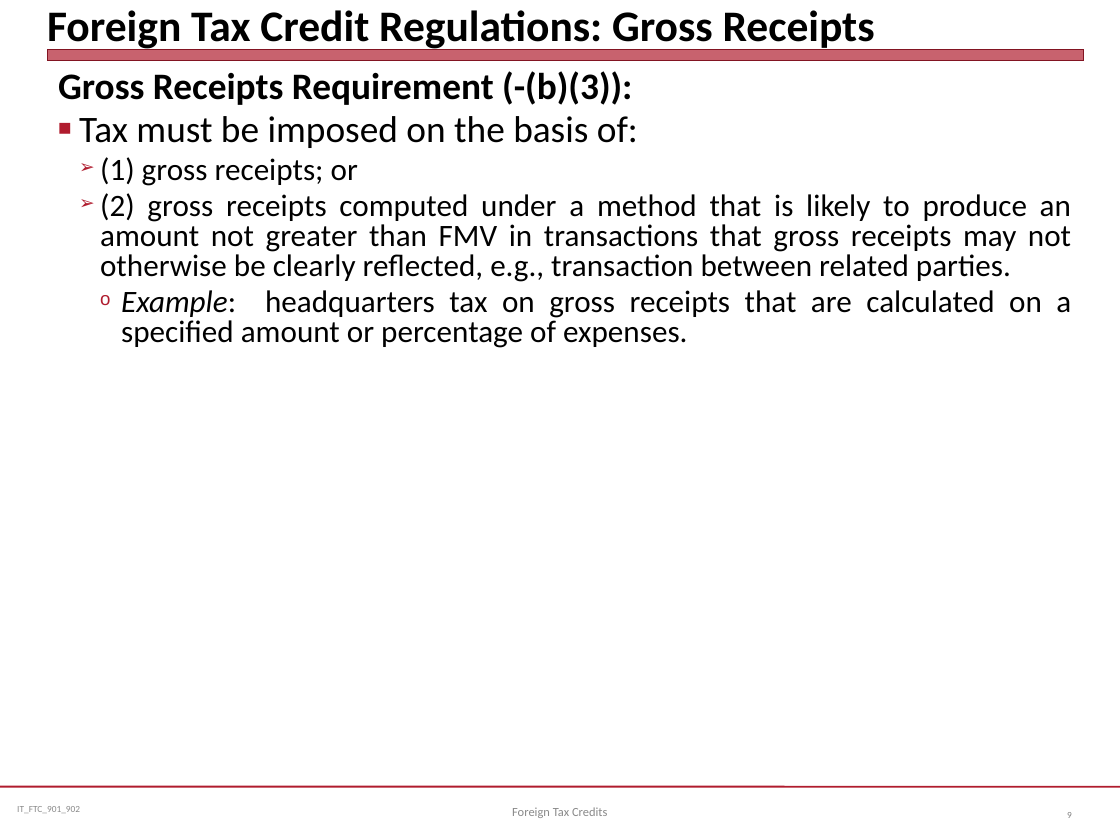
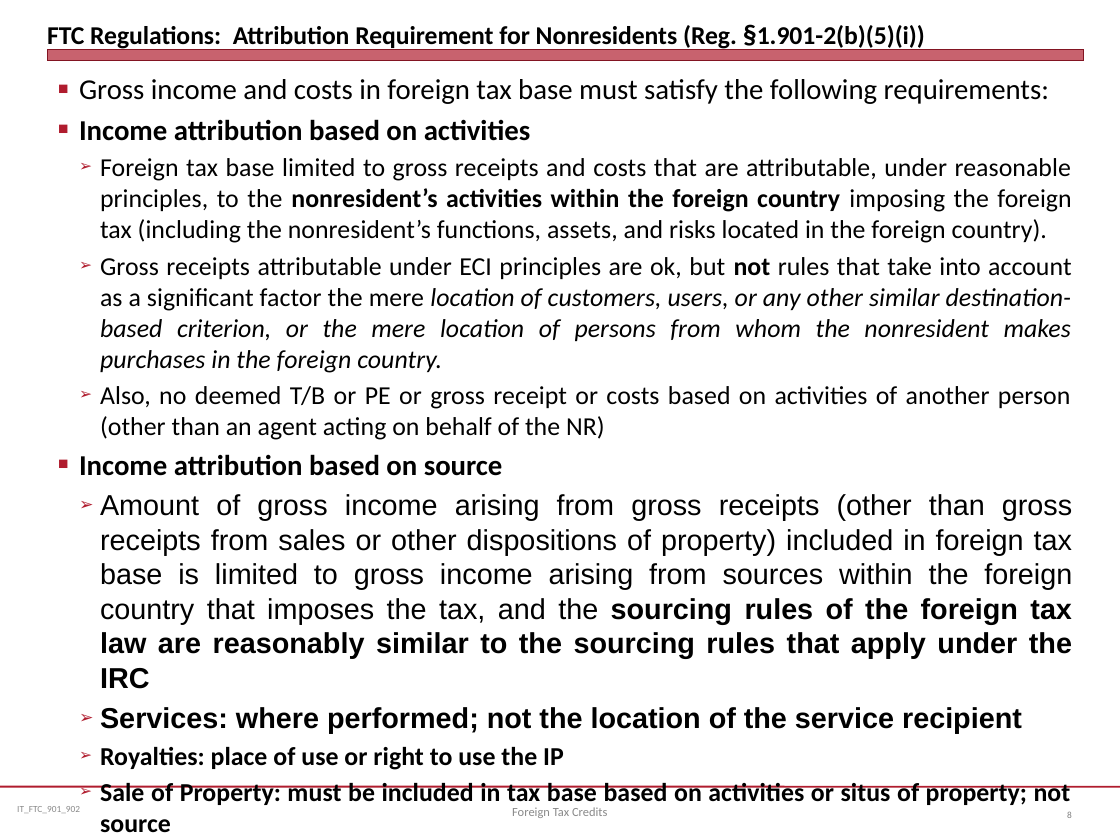
Before and after one commit to jmc877/International-Tax, a slide deck: slide 8 of slides/IT_FTC_901_22.pptx (slide 9 before the commit). Drawn at 1120x840 pixels with LibreOffice and Linux fonts; fonts in the diff are those of the drawing. Boxes give left, top, right and bottom in pixels: in the first picture for what was removed or moved away, otherwise in the second. Text is boxed around its words. In the diff, an @@ line names an element or a change of style, - is before the commit and + after.

```diff
--- a/slides/IT_FTC_901_22.pptx
+++ b/slides/IT_FTC_901_22.pptx
@@ title at bbox=[47, 25, 925, 50]: text changed; size 28 to 16.5 pt @@
-Foreign Tax Credit Regulations: Gross Receipts
+FTC Regulations: Attribution Requirement for Nonresidents (Reg. §1.901-2(b)(5)(i))
@@ text at bbox=[79, 79, 1072, 802]: text changed; size 20 to 16.6 pt @@
-Gross Receipts Requirement (-(b)(3)):
-■ Tax must be imposed on the basis of:
-  ➢ (1) gross receipts; or
-  ➢ (2) gross receipts computed under a method that is likely to produce an amount not greater than FMV in transactions that gross receipts may not otherwise be clearly reflected, e.g., transaction between related parties.
-    o Example: headquarters tax on gross receipts that are calculated on a specified amount or percentage of expenses.
+■ Gross income and costs in foreign tax base must satisfy the following requirements:
+■ Income attribution based on activities
+  ➢ Foreign tax base limited to gross receipts and costs that are attributable, under reasonable principles, to the nonresident’s activities within the foreign country imposing the foreign tax (including the nonresident’s functions, assets, and risks located in the foreign country).
+  ➢ Gross receipts attributable under ECI principles are ok, but not rules that take into account as a significant factor the mere location of customers, users, or any other similar destination- based criterion, or the mere location of persons from whom the nonresident makes purchases in the foreign country.
+  ➢ Also, no deemed T/B or PE or gross receipt or costs based on activities of another person (other than an agent acting on behalf of the NR)
+■ Income attribution based on source
+  ➢ Amount of gross income arising from gross receipts (other than gross receipts from sales or other dispositions of property) included in foreign tax base is limited to gross income arising from sources within the foreign country that imposes the tax, and the sourcing rules of the foreign tax law are reasonably similar to the sourcing rules that apply under the IRC
+  ➢ Services: where performed; not the location of the service recipient
+  ➢ Royalties: place of use or right to use the IP
+  ➢ Sale of Property: must be included in tax base based on activities or situs of property; not source
```
Also in this commit, not shown: 2 other slides changed, 1 slide added, 1 other file.
